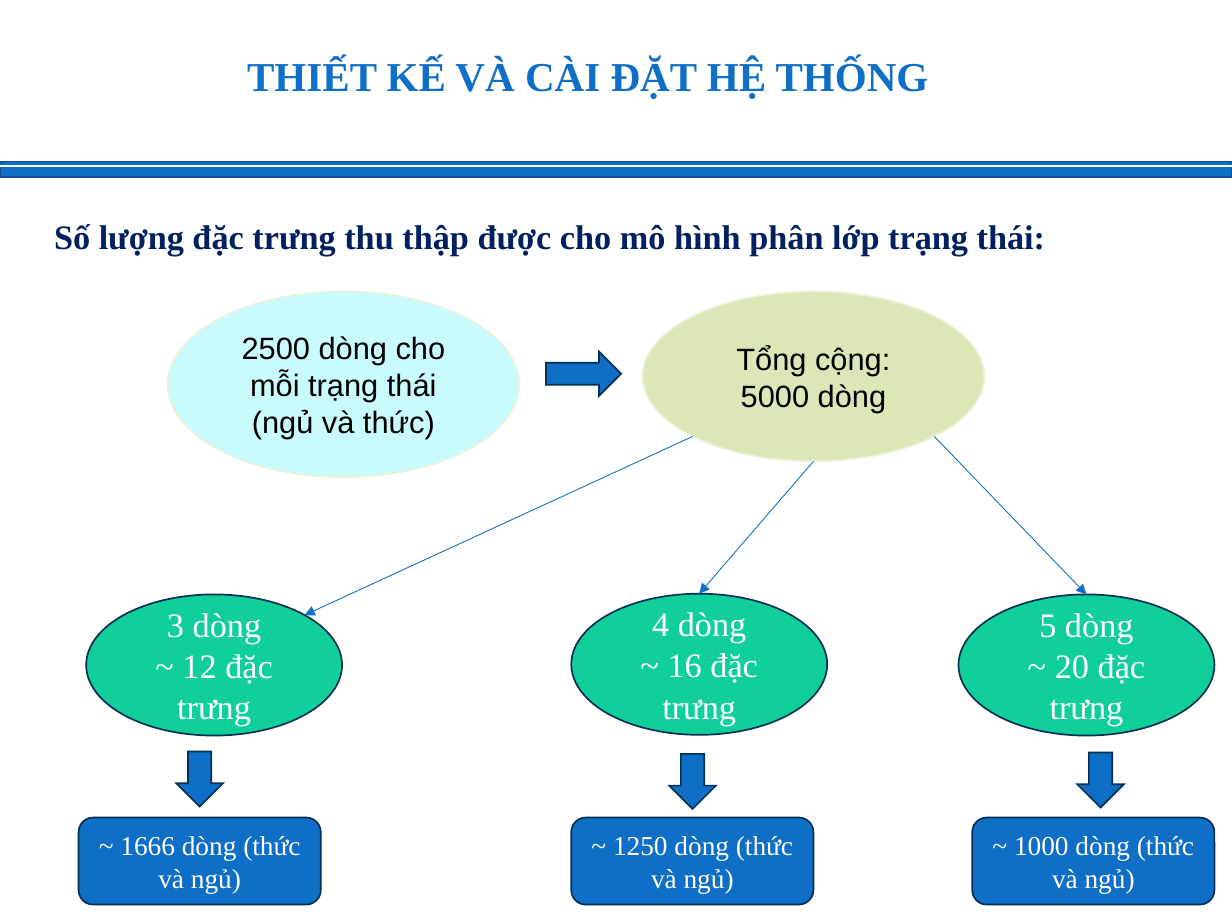
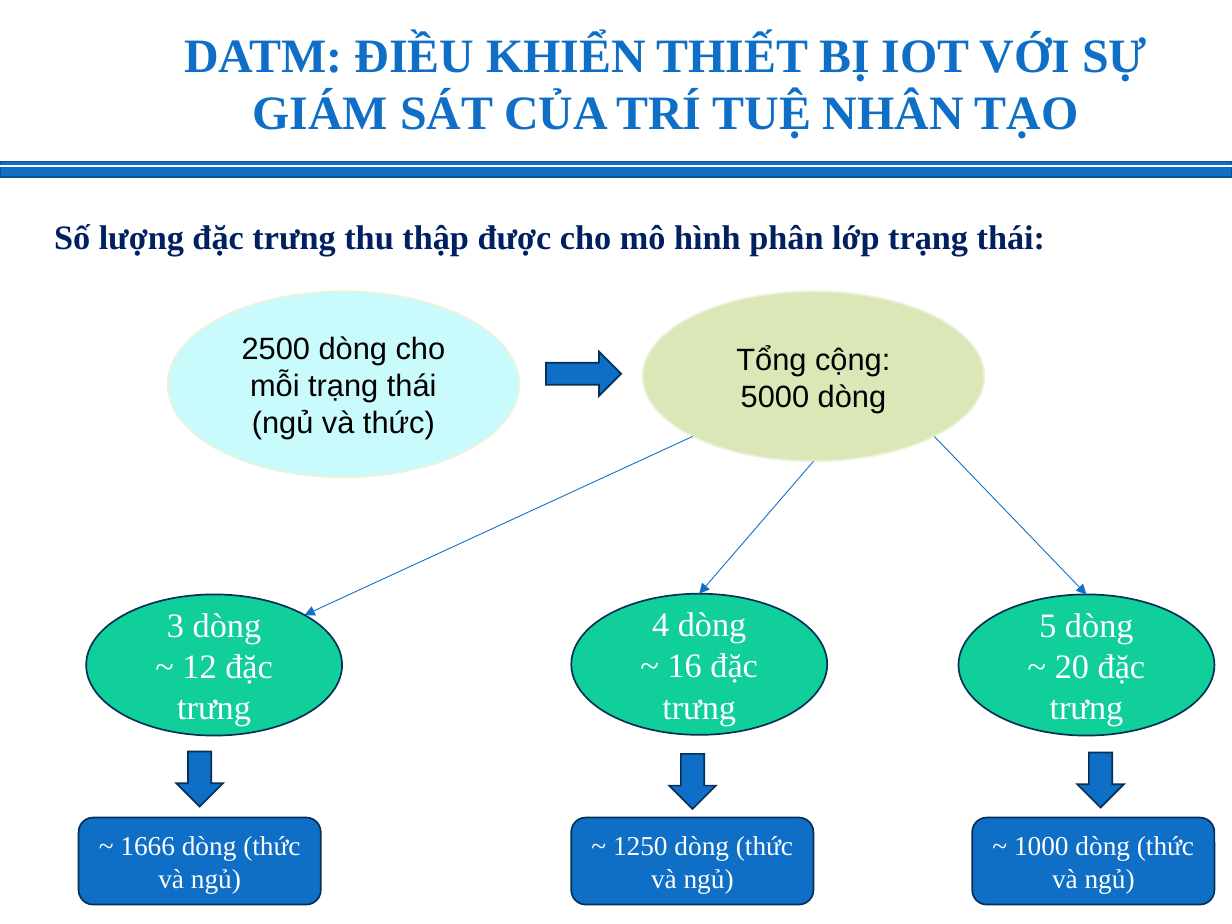
Before and after one commit to tmdat17/DATM_Predict_Person_Sleep_App, a slide deck: slide 31 of DATM.pptx (slide 14 before the commit). Drawn at 1232x924 pixels with LibreOffice and Linux fonts; fonts in the diff are those of the drawing; background and template pictures are left out. Boxes give left, top, right and bottom in pixels: in the first picture for what was removed or moved away, otherwise in the second. Text is boxed around its words. In the diff, an @@ line names an element or a change of style, - is before the commit and + after.

```diff
--- a/DATM.pptx
+++ b/DATM.pptx
@@ text added at <box>184,35,1147,139</box>, 28 pt, text #0F6FC6, bold @@
+DATM: ĐIỀU KHIỂN THIẾT BỊ IOT VỚI SỰ
+GIÁM SÁT CỦA TRÍ TUỆ NHÂN TẠO
@@ title removed at <box>247,59,929,99</box> @@
-THIẾT KẾ VÀ CÀI ĐẶT HỆ THỐNG
```
Also in this commit, not shown: 24 other slides changed, 3 slides added, 1 other file.
